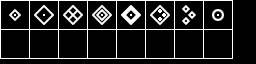
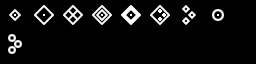
The second 256 × 64 image is a revision of the first. Changes to its layers:
added layer "Bomber Squadron" above "Fighter Squadron" over bbox(8, 34, 22, 54)
hid "Grid" over bbox(0, 0, 233, 59)
